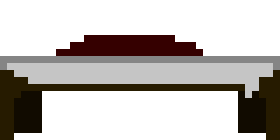
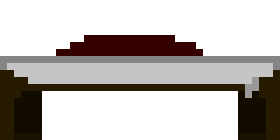
Two versions of the same layered image (280 x 140). Layer-by-layer changes:
painted on "Фон" over (x1=14, y1=77, x2=266, y2=140)
